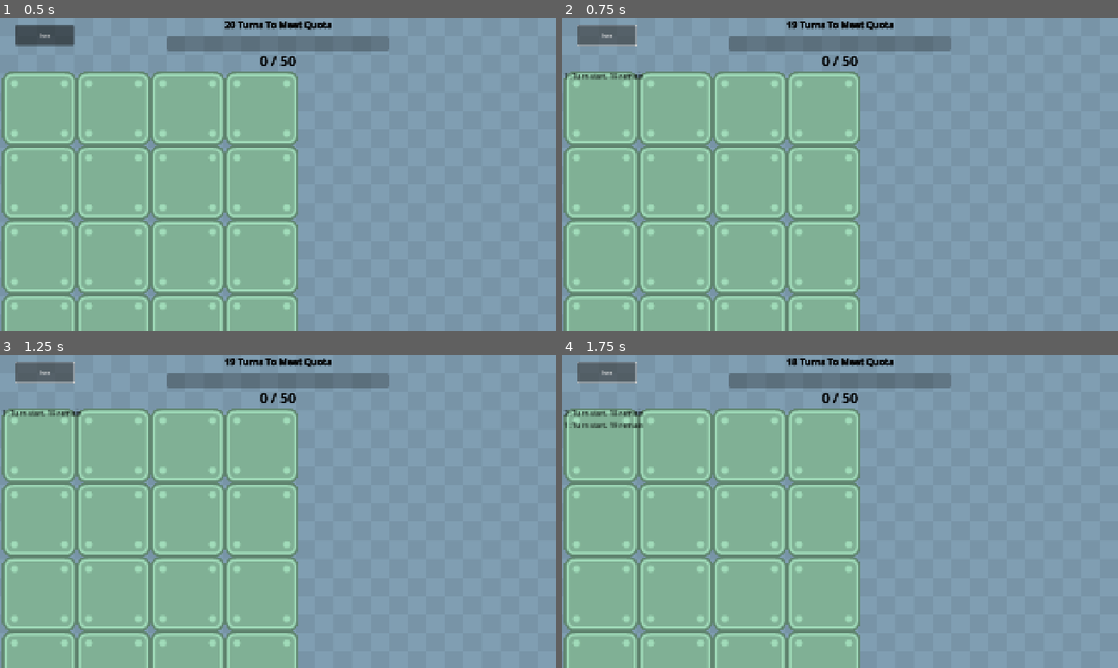
Above: before the commit, frames 1-4 (two rows, left to right).
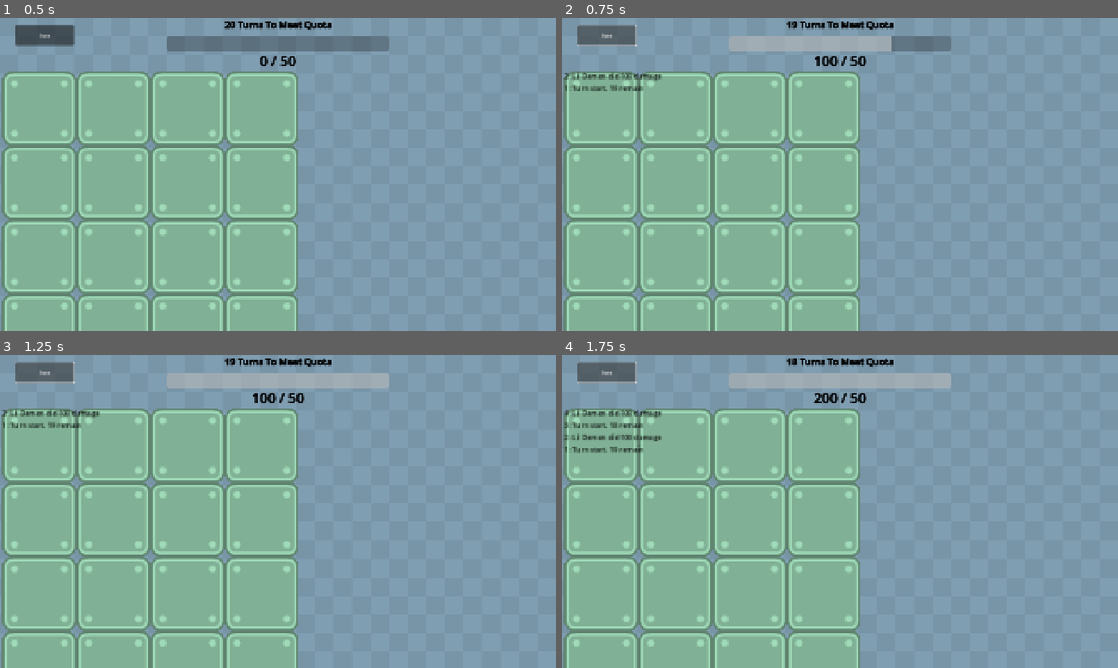
Above: after the commit, the same moments.

Repository: wanamelon/prototype_monorepo
Game: Godot game, scene res://source/crank/crank_main.tscn
Two runs of this game, one before a commit and one after it. Both use one fixed random seed, a clock stepped at 60 frames per second and the inputs below. This scene is started directly instead of the project's main scene. Sound files missing from this copy of the repository are replaced by a short silence.
Inputs:
- Up to frame 1 (0.5 s): no input
- Up to frame 2 (0.75 s): click "Turn" at 0.5 s
- Up to frame 3 (1.25 s): no input
- Up to frame 4 (1.75 s): click "Turn" at 1.25 s

Frame 1 is identical in both runs. In frame 2, 2.0% of the frame differs, in the area x 0-60%, y 5-24%; in frame 3, 2.5%; in frame 4, 2.7%, in the area x 0-70%, y 5-32%.

Commit message:
separate out conditions/events into core and business

Diff:
--- a/roller/source/crank/actions/actions.gd
+++ b/roller/source/crank/actions/actions.gd
@@ -1,13 +1,13 @@
 class_name Actions extends RefCounted
 
-@abstract class ActionHandler extends RefCounted: pass # keep this in case we want to DI stuff into Actions later...
+@abstract class Handler extends RefCounted: pass # keep this in case we want to DI stuff into Actions later...
 @abstract class Conf extends RefCounted: pass # only needed to have nice autocomplete/type check in trigger conf
 
 class ActionHandlerManager extends RefCounted:
-	var damage := DamageAction.new()
+	var damage := DamageAction.Handler.new()
 
-	func handle(action: Conf, item: Items.Item) -> Array[Events.GameEvent]:
-		if action is DamageAction.Conf:
+	func handle(action: Conf, item: Items.Item) -> Array[Events.Event]:
+		if action is DamageAction:
 			return damage.handle(action, item)
 		else:
 			return []
--- a/roller/source/crank/actions/damage_action.gd
+++ b/roller/source/crank/actions/damage_action.gd
@@ -1,9 +1,7 @@
-class_name DamageAction extends Actions.ActionHandler
+class_name DamageAction extends Actions.Conf
 
-func handle(action: Conf, item: Items.Item) -> Array[Events.GameEvent]:
-	var final_stats = item.compute_final_stats(item.def.base_stats, item.mods)
-	var damage_event = Events.DamageEvent.new(item, final_stats.damage)
-	return [damage_event]
-
-class Conf extends Actions.Conf:
-	pass
+class Handler extends Actions.Handler:
+	func handle(action: Conf, item: Items.Item) -> Array[Events.Event]:
+		var final_stats = item.compute_final_stats(item.def.base_stats, item.mods)
+		var damage_event = DamageEvent.new(item, final_stats.damage)
+		return [damage_event]
--- a/roller/source/crank/conditions.gd
+++ /dev/null
@@ -1,26 +0,0 @@
-class_name Conditions extends RefCounted
-
-@abstract class ConditionEvaluator extends RefCounted:
-	@abstract func evaluate(condition: ConditionConf, item: Items.Item) -> bool
-
-@abstract class ConditionConf extends RefCounted:
-	pass
-
-class ChanceConditionConf extends ConditionConf:
-	pass
-
-class ChanceConditionEvaluator extends ConditionEvaluator:
-	var rng: RandomNumberGenerator = RandomNumberGenerator.new()
-
-	func evaluate(condition: ConditionConf, item: Items.Item) -> bool:
-		var final_stats = item.compute_final_stats(item.def.base_stats, item.mods)
-		return rng.randf() < final_stats.chance
-
-class EvaluationDelegator extends RefCounted:
-	var chance_evaluator := ChanceConditionEvaluator.new()
-
-	func evaluate(condition: ConditionConf, item: Items.Item) -> bool:
-		if condition is ChanceConditionConf:
-			return chance_evaluator.evaluate(condition, item)
-		else:
-			return false
--- /dev/null
+++ b/roller/source/crank/conditions/chance_condition.gd
@@ -0,0 +1,6 @@
+class_name ChanceCondition extends Conditions.Conf
+
+class Evaluator extends Conditions.Evaluator:
+	func evaluate(condition: Conf, item: Items.Item) -> bool:
+		var final_stats = item.compute_final_stats(item.def.base_stats, item.mods)
+		return Utils.RNG.randf() < final_stats.chance
--- /dev/null
+++ b/roller/source/crank/conditions/conditions.gd
@@ -0,0 +1,13 @@
+class_name Conditions extends RefCounted
+
+@abstract class Evaluator extends RefCounted: pass
+@abstract class Conf extends RefCounted: pass # only needed to have nice autocomplete/type check in trigger conf
+
+class ConditionEvaluatorManager extends RefCounted:
+	var chance := ChanceCondition.Evaluator.new()
+
+	func evaluate(condition: Conf, item: Items.Item) -> bool:
+		if condition is ChanceCondition:
+			return chance.evaluate(condition, item)
+		else:
+			return false
--- a/roller/source/crank/crank_main.gd
+++ b/roller/source/crank/crank_main.gd
@@ -1,4 +1,10 @@
 extends Node2D
+
+# Import the separate modules
+const Items = preload("items.gd")
+const Conditions = preload("conditions/conditions.gd")
+const Actions = preload("actions/actions.gd")
+const Events = preload("events/events.gd")
 
 const GAME_BOARD_SCENE: PackedScene = preload("res://source/game_board.tscn")
 
@@ -66,7 +72,7 @@
 	$Turn.pressed.connect(_on_turn)
 
 func _activate_items():
-	var all_events: Array[Events.GameEvent] = []
+	var all_events: Array[Events.Event] = []
 	for item in items:
 		all_events.append_array(item.evaluate_triggers())
 	for event in all_events:
--- a/roller/source/crank/events.gd
+++ /dev/null
@@ -1,45 +0,0 @@
-class_name Events extends RefCounted
-
-@abstract class GameEvent extends RefCounted:
-	pass
-
-@abstract class EventHandler extends RefCounted:
-	@abstract func handle(event: GameEvent)
-
-class DamageEvent extends GameEvent:
-	var source_item: Items.Item
-	var amount: int
-	var target_type: String
-
-	func _init(source_item: Items.Item, amount: int, target_type: String = "enemy"):
-		self.source_item = source_item
-		self.amount = amount
-		self.target_type = target_type
-
-class DamageEventHandler extends EventHandler:
-	var game_instance: Node2D
-
-	func _init(game_instance: Node2D = null):
-		self.game_instance = game_instance
-
-	func handle(event: GameEvent):
-		if event is DamageEvent:
-			var damage_event = event as DamageEvent
-			if game_instance:
-				game_instance._current_score += damage_event.amount
-				game_instance.display_message("%s did %d damage" % [damage_event.source_item.def.name, damage_event.amount])
-				game_instance.display_progress(game_instance._current_score)
-			else:
-				print("Error: DamageEventHandler has no reference to game instance")
-
-class EventHandlerManager extends RefCounted:
-	var damage_handler: DamageEventHandler
-
-	func _init(game_instance: Node2D = null):
-		damage_handler = DamageEventHandler.new(game_instance)
-
-	func handle(event: GameEvent):
-		if event is DamageEvent:
-			damage_handler.handle(event)
-		else:
-			print("Warning: No handler registered for event type: %s" % event.__class__)
--- /dev/null
+++ b/roller/source/crank/events/damage_event.gd
@@ -0,0 +1,19 @@
+class_name DamageEvent extends Events.Event
+
+var source_item: Items.Item
+var amount: int
+var target_type: String
+
+func _init(source_item: Items.Item, amount: int, target_type: String = "enemy"):
+	self.source_item = source_item
+	self.amount = amount
+	self.target_type = target_type
+
+class Handler extends Events.Handler:
+	var game_instance: Node2D
+
+	func handle(event: DamageEvent):
+		var damage_event = event
+		game_instance._current_score += damage_event.amount
+		game_instance.display_message("%s did %d damage" % [damage_event.source_item.def.name, damage_event.amount])
+		game_instance.display_progress(game_instance._current_score)
--- /dev/null
+++ b/roller/source/crank/events/events.gd
@@ -0,0 +1,16 @@
+class_name Events extends RefCounted
+
+@abstract class Handler extends RefCounted: pass
+@abstract class Event extends RefCounted: pass
+
+class EventHandlerManager extends RefCounted:
+	var damage := DamageEvent.Handler.new()
+
+	func _init(game_instance: Node2D = null):
+		damage.game_instance = game_instance
+
+	func handle(event: Event):
+		if event is DamageEvent:
+			damage.handle(event)
+		else:
+			assert(false, "Warning: No handler registered for event type: %s" % event)
--- a/roller/source/crank/items.gd
+++ b/roller/source/crank/items.gd
@@ -4,17 +4,17 @@
 	ItemType.DEVIL,
 	"Lil Demon",
 	[Trigger.new(
-		[Conditions.ChanceConditionConf.new()],
-		[DamageAction.Conf.new()]
+		[ChanceCondition.new()],
+		[DamageAction.new()]
 	)],
 	ItemBaseStats.new())
 
 class ItemFactory extends RefCounted:
-	var conditions_eval: Conditions.EvaluationDelegator
+	var conditions_eval: Conditions.ConditionEvaluatorManager
 	var action_handler: Actions.ActionHandlerManager
 
 	func _init():
-		conditions_eval = Conditions.EvaluationDelegator.new()
+		conditions_eval = Conditions.ConditionEvaluatorManager.new()
 		action_handler = Actions.ActionHandlerManager.new()
 
 	func new_item(conf: ItemStaticData) -> Item:
@@ -25,15 +25,16 @@
 	var triggers: Array[TriggerEvaluator] = []
 	var mods: Array[ItemModifier]
 
-	func _init(def, condition_evaluator_manager: Conditions.EvaluationDelegator, action_handler_manager: Actions.ActionHandlerManager):
+	func _init(def, condition_evaluator_manager: Conditions.ConditionEvaluatorManager, action_handler_manager: Actions.ActionHandlerManager):
 		self.def = def
 		for trigger in def.triggers:
 			triggers.append(TriggerEvaluator.new(trigger, condition_evaluator_manager, action_handler_manager))
 
-	func evaluate_triggers() -> Array[Events.GameEvent]:
-		var all_events: Array[Events.GameEvent] = []
+	func evaluate_triggers() -> Array[Events.Event]:
+		var all_events: Array[Events.Event] = []
 		for trigger_evaluator in triggers:
-			all_events.append_array(trigger_evaluator.evaluate(self))
+			var trigger_events = trigger_evaluator.evaluate(self)
+			all_events.append_array(trigger_events)
 		return all_events
 
 	func compute_final_stats(base: ItemBaseStats, mods: Array[ItemModifier]) -> ItemBaseStats:
@@ -56,25 +57,25 @@
 class TriggerEvaluator extends RefCounted:
 	var def: Trigger
 	var last_triggered_turn: int = -1
-	var condition_evaluator_manager: Conditions.EvaluationDelegator
+	var condition_evaluator_manager: Conditions.ConditionEvaluatorManager
 	var action_handler_manager: Actions.ActionHandlerManager
 
-	func _init(def: Trigger, condition_evaluator_manager: Conditions.EvaluationDelegator, action_handler_manager: Actions.ActionHandlerManager):
+	func _init(def: Trigger, condition_evaluator_manager: Conditions.ConditionEvaluatorManager, action_handler_manager: Actions.ActionHandlerManager):
 		self.def = def
 		self.condition_evaluator_manager = condition_evaluator_manager
 		self.action_handler_manager = action_handler_manager
 
-	func evaluate(item: Item) -> Array[Events.GameEvent]:
+	func evaluate(item: Item) -> Array[Events.Event]:
 		var should_trigger = true
 		for condition in def.conditions:
 			should_trigger = should_trigger and condition_evaluator_manager.evaluate(condition, item)
 		if should_trigger:
-			var all_events: Array[Events.GameEvent] = []
+			var all_events: Array[Events.Event] = []
 			for action in def.actions:
 				all_events.append_array(action_handler_manager.handle(action, item))
 			return all_events
 		else:
-			return [] as Array[Events.GameEvent]
+			return [] as Array[Events.Event]
 
 class ItemStaticData extends RefCounted:
 	var type: ItemType
@@ -116,14 +117,16 @@
 	PERMANENT
 }
 
+# We can have mods like "+30 damage until item returned to pool", "+0.5 chance mult"
+# This should track the latest state of things!
 class ItemDynamicParams extends RefCounted:
 	pass
 
 class Trigger extends RefCounted:
-	var conditions: Array[Conditions.ConditionConf]
+	var conditions: Array[Conditions.Conf]
 	var actions: Array[Actions.Conf]
 
-	func _init(conditions: Array[Conditions.ConditionConf], actions: Array[Actions.Conf]):
+	func _init(conditions: Array[Conditions.Conf], actions: Array[Actions.Conf]):
 		self.conditions = conditions
 		self.actions = actions
 
Not shown, removed: roller/source/crank/conditions.gd.uid
Not shown, added: roller/source/crank/conditions/chance_condition.gd.uid
Not shown, added: roller/source/crank/conditions/conditions.gd.uid
Not shown, removed: roller/source/crank/events.gd.uid
Not shown, added: roller/source/crank/events/damage_event.gd.uid
Not shown, added: roller/source/crank/events/events.gd.uid
